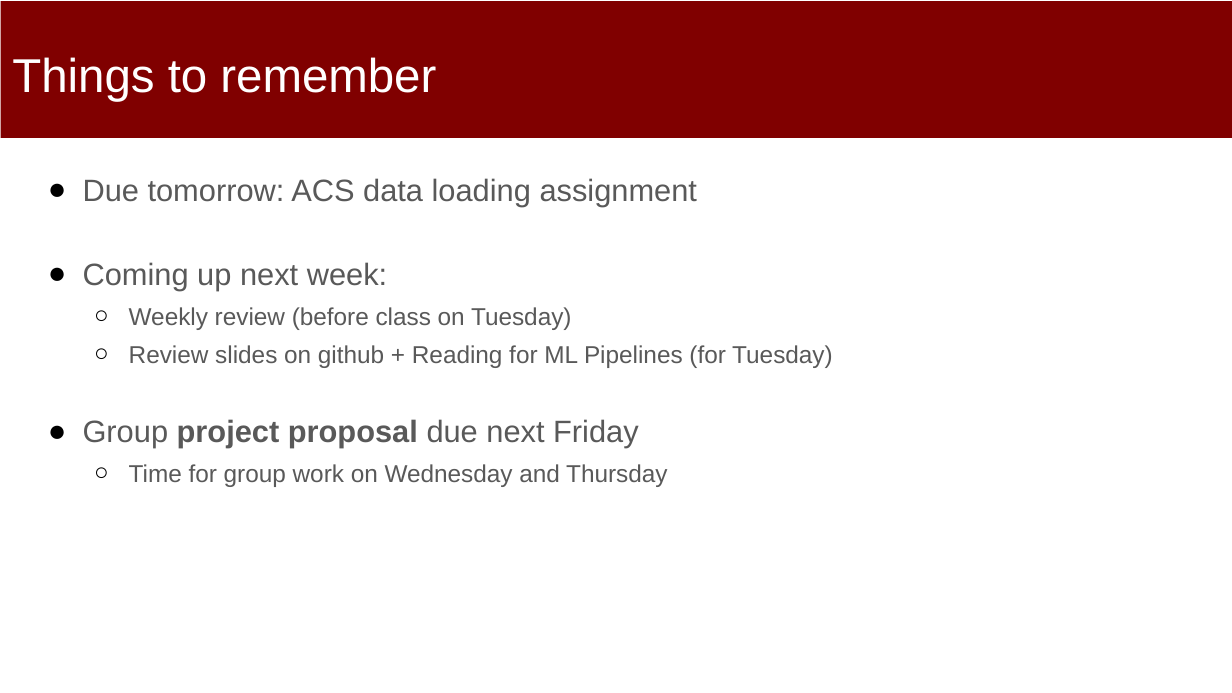
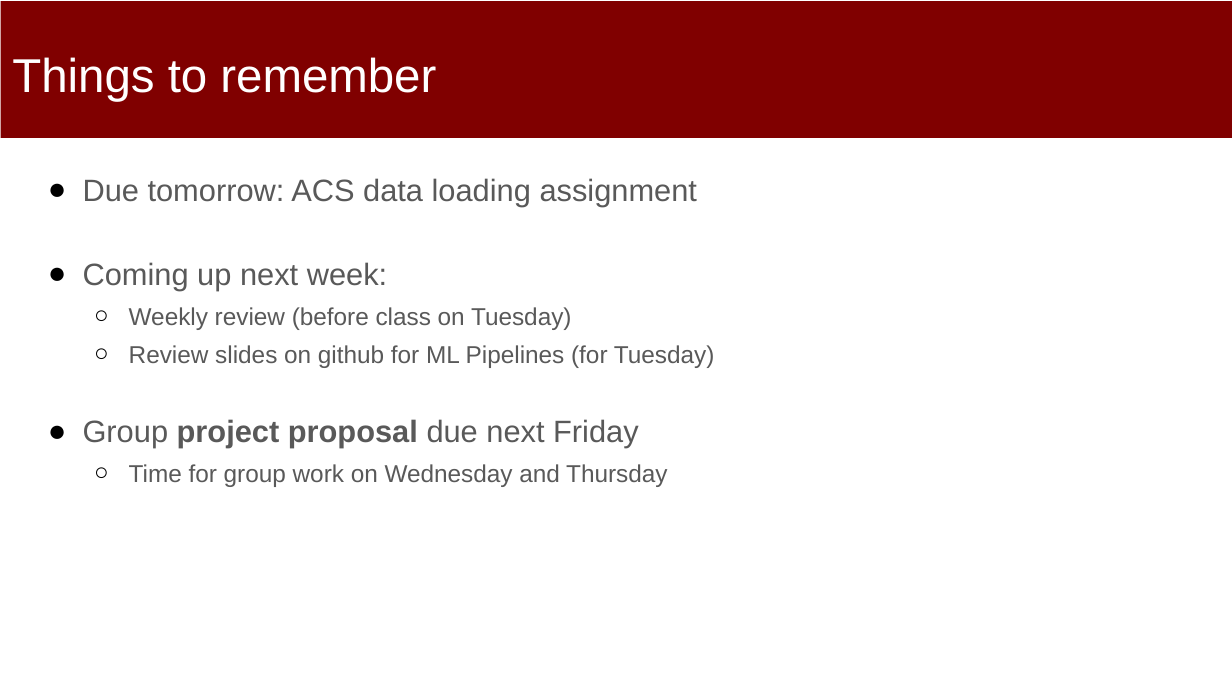
Before and after one commit to dssg/mlforpublicpolicylab, a slide deck: slide 3 of 03 - Data Exploration, Analytical Formulation, and Baselines/formulation-discussion.pptx. Drawn at 1232x693 pixels with LibreOffice and Linux fonts; fonts in the diff are those of the drawing. Boxes give left, top, right and bottom in pixels: in the first picture for what was removed or moved away, otherwise in the second. Text is boxed around its words. In the diff, an @@ line names an element or a change of style, - is before the commit and + after.

Commit message:
updated lecture

```diff
--- a/03 - Data Exploration, Analytical Formulation, and Baselines/formulation-discussion.pptx
+++ b/03 - Data Exploration, Analytical Formulation, and Baselines/formulation-discussion.pptx
@@ text at box(129, 345, 715, 368): text changed @@
-  ○ Review slides on github + Reading for ML Pipelines (for Tuesday)
+  ○ Review slides on github for ML Pipelines (for Tuesday)
```
Also in this commit, not shown: 2 other slides changed, 1 slide added, 1 slide removed.
